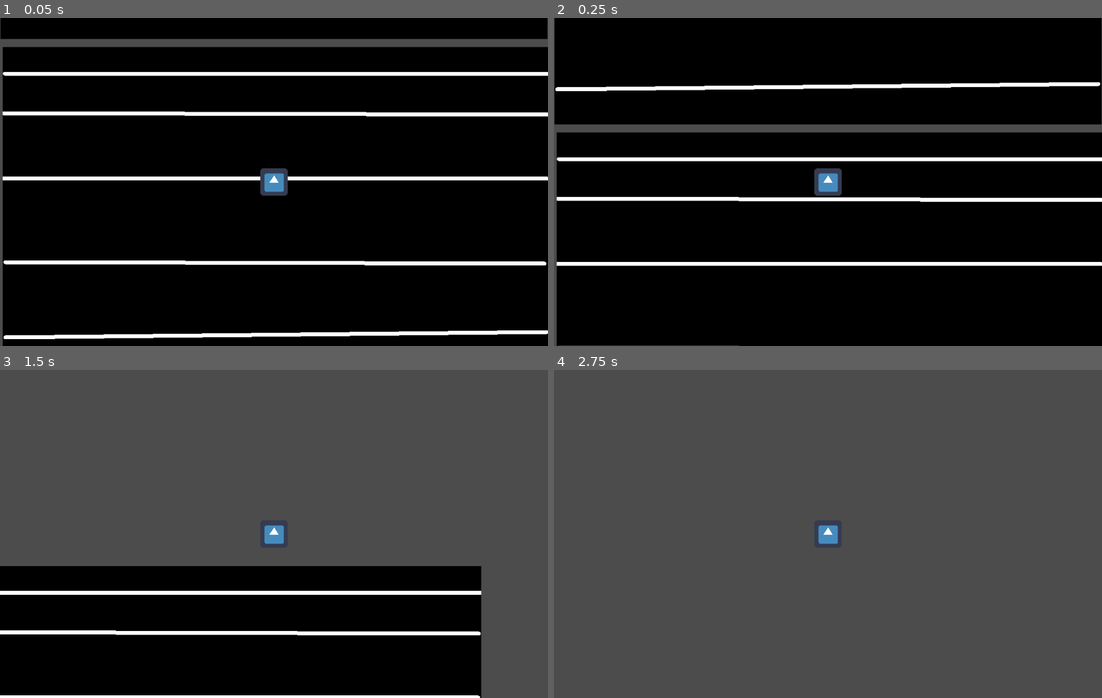
Above: before the commit, frames 1-4 (two rows, left to right).
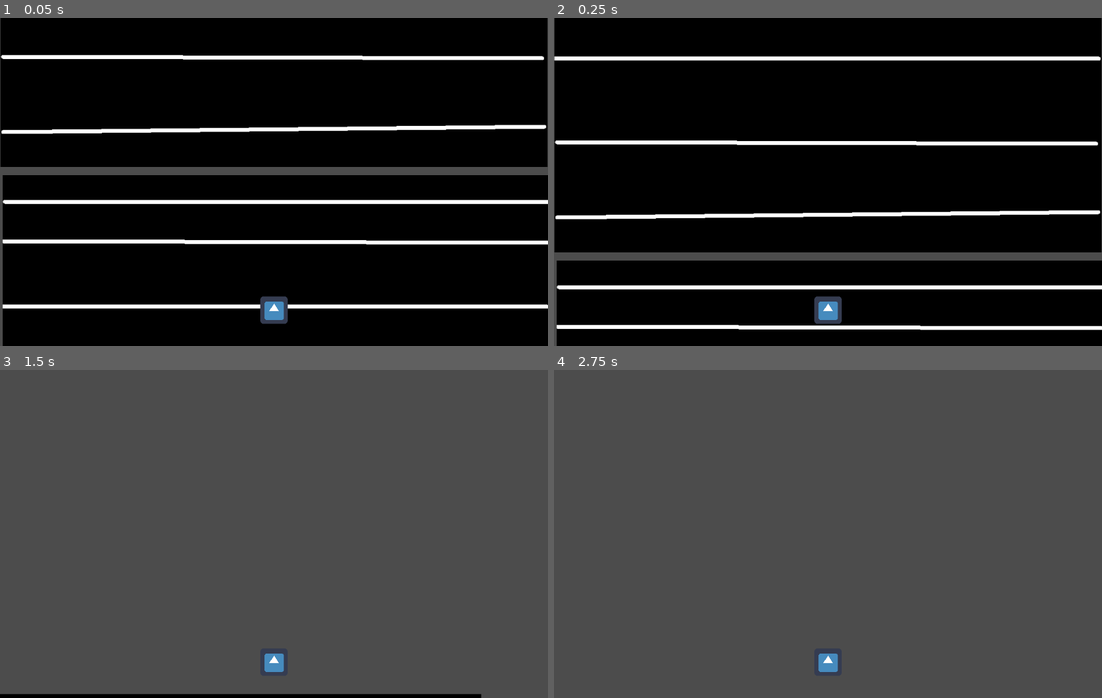
Above: after the commit, the same moments.

Repository: CyanideGourmet/River-Raid-Remake
Game: Godot game, scene res://scenes/Main.tscn
The game is run twice, just before and just after one commit, with the same random seed, the same clock (stepped at 60 frames per second) and the same inputs. The project has no main scene, so this scene is started directly. The engine's default icon, where the game draws it, is replaced by a stand-in: a white triangle on a blue panel in a dark square.
Inputs:
- Up to frame 1 (0.05 s): no input
- Up to frame 2 (0.25 s): no input
- Up to frame 3 (1.5 s): hold Right (ui_right) 0.53-1.28 s; hold Left (ui_left) from 1.28 s (still down)
- Up to frame 4 (2.75 s): release Left (ui_left) at 2.03 s; hold Right (ui_right) from 2.03 s (still down)

The runs differ from the first frame. In frame 1, 19% of the frame differs, in the area x 0-100%, y 6-98%; in frame 2, 18%; in frame 3, 35%, in the area x 0-88%, y 47-100%; in frame 4, 0.4%.

Commit message:
Camera update
Poprawiony offset i gładkość kamery

Diff:
--- a/project.godot
+++ b/project.godot
@@ -15,7 +15,7 @@
 
 [application]
 
-config/name="River Raid: Remake"
+config/name="River Raid: Remake - local"
 config/icon="res://icon.png"
 
 [display]
--- a/scenes/Main.gd
+++ b/scenes/Main.gd
@@ -1,6 +1,4 @@
 extends Node
-
-var ground = [$Terrain/Stripes, $Terrain/Stripes2, $Terrain/Stripes3]
 
 # Called when the node enters the scene tree for the first time.
 func _ready():
--- a/scenes/Player.tscn
+++ b/scenes/Player.tscn
@@ -10,7 +10,6 @@
 __meta__ = {
 "_edit_group_": true
 }
-forward_speed = 0
 
 [node name="Sprite" type="Sprite" parent="."]
 texture = ExtResource( 2 )
@@ -19,6 +18,9 @@
 shape = SubResource( 1 )
 
 [node name="Camera" type="Camera2D" parent="."]
+position = Vector2( 0, -300 )
 current = true
+drag_margin_left = 1.0
 drag_margin_top = 0.0
+drag_margin_right = 1.0
 drag_margin_bottom = 0.0
--- a/scripts/Player.gd
+++ b/scripts/Player.gd
@@ -1,7 +1,7 @@
 extends Area2D
 
 export var movement_speed = 400
-export var forward_speed = 400
+export var forward_speed = 5
 var screen_size
 
 func _ready():
